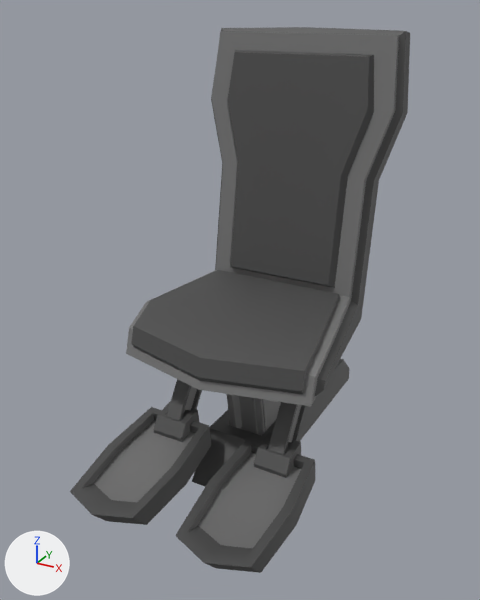
The FBX model SpaceJunk/Assets/_SpaceJunk/Models/Interior/Spaceship_Chair_01.fbx, before and after one commit.
Both versions are drawn from a camera (50 mm lens) standing at (0.995, -1.909, 1.61) and looking at (-0.033, -0.041, 0.676). Every picture has the same lights, and +X, +Y and +Z are marked at lower left. Where no turn or scale is listed for an object, it has been applied to the vertices.

The first picture shows 'Spaceship Chair (Base) 01', 'Spaceship Chair (Chair) 01'.
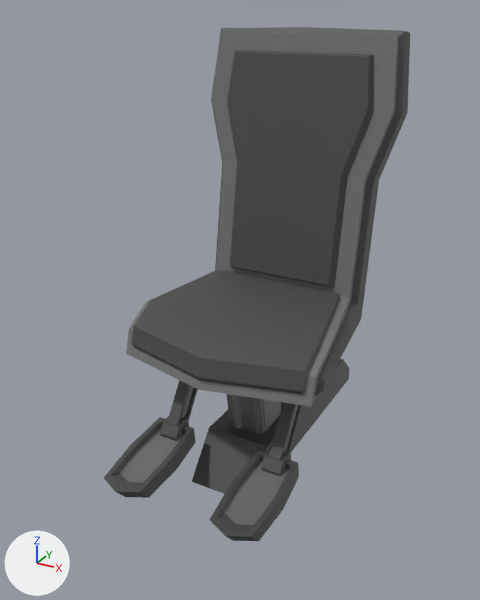
The newer file is also rescaled (x0.823) as a whole; pictures and numbers use the older file's frame.

Edits to the bpy script that builds the scene:
```text
Change me_cube_008:
    where me_cube_008.from_pydata(...)  # 418 vertices, 395 faces; spans x -0.37..0.37, y -0.69..0.47, z 0.02..1.55
    used by ob_spaceship_chair__chair__01; location = (0.0, 0.0, 0.0)
    me_cube_008 part 1: the loose piece of 34 vertices spanning x 0.06..0.36, y -0.69..-0.18, z 0.07..0.23 is scaled about its middle by (0.583, 0.725, 0.725), then moved by (0.0, 0.05, 0.0)
    me_cube_008 part 2: the loose piece of 26 vertices spanning x 0.15..0.27, y -0.27..-0.14, z 0.12..0.26 is scaled about its middle by (0.583, 0.725, 0.725), then moved by (0.0, -0.01, -0.01)
    me_cube_008 part 3: the loose piece of 34 vertices spanning x -0.36..-0.06, y -0.69..-0.18, z 0.07..0.23 is scaled about its middle by (0.583, 0.725, 0.725), then moved by (0.0, 0.05, 0.0)
    me_cube_008 part 4: the loose piece of 26 vertices spanning x -0.27..-0.15, y -0.27..-0.14, z 0.12..0.26 is scaled about its middle by (0.583, 0.725, 0.725), then moved by (0.0, -0.01, -0.01)
    me_cube_008 part 5: all 2 vertices in x 0.24, y 0.06..0.08, z 0.51 are moved by (-0.01, -0.02, 0.01)
    me_cube_008 part 6: all 4 vertices in x 0.19..0.22, y -0.18..0.06, z 0.16..0.51 are moved by (0.0, -0.02, 0.01)
    me_cube_008 part 7: all 2 vertices in x -0.18, y 0.06..0.08, z 0.51 are moved by (-0.01, -0.02, 0.01)
    me_cube_008 part 8: all 4 vertices in x -0.22..-0.19, y -0.18..0.06, z 0.16..0.51 are moved by (0.0, -0.02, 0.01)
```

Pixel boxes (x1, y1, x2, y2) of what changed, in the pictures (480 x 600 px; the box of a moved part takes in the faces that stretch with it):
'Spaceship Chair (Chair) 01', reshaped (10% narrower)
    before: (70, 27, 410, 573)
    after: (104, 27, 410, 541)
part 1 of me_cube_008, moved or reshaped
    before: (175, 438, 315, 573)
    after: (209, 450, 299, 541)
part 2 of me_cube_008, moved or reshaped
    before: (254, 432, 301, 478)
    after: (261, 445, 291, 476)
part 3 of me_cube_008, moved or reshaped
    before: (70, 407, 211, 525)
    after: (104, 417, 196, 498)
part 4 of me_cube_008, moved or reshaped
    before: (153, 401, 199, 442)
    after: (160, 416, 189, 441)
part 5 of me_cube_008, moved or reshaped
    before: (291, 405, 306, 443)
    after: (286, 405, 303, 450)
part 6 of me_cube_008, moved or reshaped
    before: (288, 405, 301, 443)
    after: (284, 404, 298, 452)
part 7 of me_cube_008, moved or reshaped
    before: (191, 389, 202, 409)
    after: (185, 388, 198, 421)
part 8 of me_cube_008, moved or reshaped
    before: (184, 386, 197, 411)
    after: (181, 386, 194, 418)
